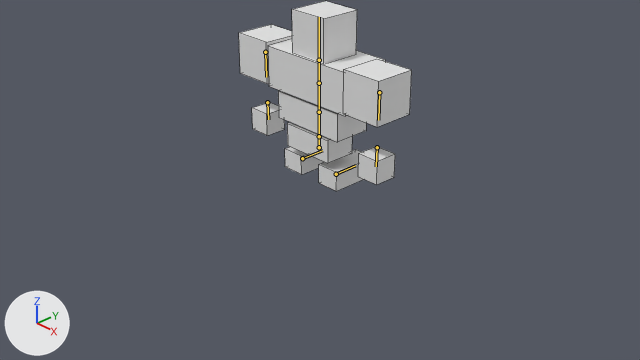
A saved change to the Blender file ブレンダー/blender-4.3.2-windows-x64/enemy/enemy2.blend.
One viewpoint serves both versions: the file's camera 'Camera'. Arrows for +X, +Y and +Z are at lower left; the lights stay in place. The picture after the commit comes second. The bones that bend it are drawn over the model as lines. Mesh edges are drawn as thin lines.

In view in the first picture: 'Cube', 'Cube.001', 'Cube.002', '立方体', '立方体.001', '立方体.002', '立方体.003'.
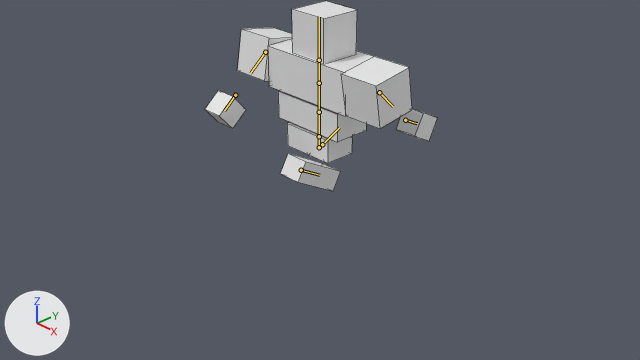
The newer file adds an action. The first version stands in its rest pose; the second is drawn at frame 10 of the action 'walk'.

Boxes [x1, y1, x2, y2] around the edits, measured in the pictures (640 x 360 px):
'立方体.001', posed: before [239, 25, 412, 127]; after [237, 28, 412, 129]
'立方体.002', posed (62% wider, 38% shorter): before [252, 102, 395, 185]; after [205, 90, 437, 141]
'立方体', posed: before [285, 147, 364, 191]; after [281, 153, 341, 191]
bone 'Toe.R', root to tip: before (302, 158) to (322, 150); after (322, 144) to (339, 127)
bone 'Toe.L', root to tip: before (336, 174) to (355, 165); after (301, 170) to (319, 175)
bone 'Shoulder.R', root to tip: before (265, 52) to (266, 77); after (265, 52) to (250, 73)
bone 'Shoulder.L', root to tip: before (379, 92) to (378, 120); after (379, 92) to (393, 106)
bone 'Arm.L', root to tip: before (377, 147) to (376, 166); after (405, 120) to (417, 123)

The change, as a list of edits to the scene's bpy script:
```text
Change bone_toe_r:
    where bone_toe_r = bpy.data.objects['アーマチュア'].pose.bones['Toe.R']  # child of 'Base'
    bone_toe_r.location: (0.0, 0.0, 0.0) -> (0.0, 0.346, -0.089)
    bone_toe_r.rotation_quaternion: (1.0, 0.0, 0.0, 0.0) -> (0.978, -0.211, 0.0, 0.001)  # degrees (0, 0, 0) -> degrees (-24, 0, 0)
Change bone_toe_l:
    where bone_toe_l = bpy.data.objects['アーマチュア'].pose.bones['Toe.L']  # child of 'Base'
    bone_toe_l.location: (0.0, 0.0, 0.0) -> (0.001, -0.58, -0.248)
    bone_toe_l.rotation_quaternion: (1.0, 0.0, 0.0, 0.0) -> (0.968, 0.25, 0.0, 0.001)  # degrees (0, 0, 0) -> degrees (29, 0, 0)
Change bone_shoulder_r:
    where bone_shoulder_r = bpy.data.objects['アーマチュア'].pose.bones['Shoulder.R']
    bone_shoulder_r.rotation_quaternion: (1.0, 0.0, 0.0, 0.0) -> (0.907, 0.42, -0.005, 0.0)  # degrees (0, 0, 0) -> degrees (50, -1, 0)
Change bone_shoulder_l:
    where bone_shoulder_l = bpy.data.objects['アーマチュア'].pose.bones['Shoulder.L']
    bone_shoulder_l.rotation_quaternion: (1.0, 0.0, 0.0, 0.0) -> (0.922, -0.388, -0.005, 0.0)  # degrees (0, 0, 0) -> degrees (-46, -1, 0)
Change bone_arm_l:
    where bone_arm_l = bpy.data.objects['アーマチュア'].pose.bones['Arm.L']  # child of 'Shoulder.L'
    bone_arm_l.rotation_quaternion: (1.0, 0.0, 0.0, 0.0) -> (0.988, -0.152, -0.002, 0.0)  # degrees (0, 0, 0) -> degrees (-18, 0, 0)
```
